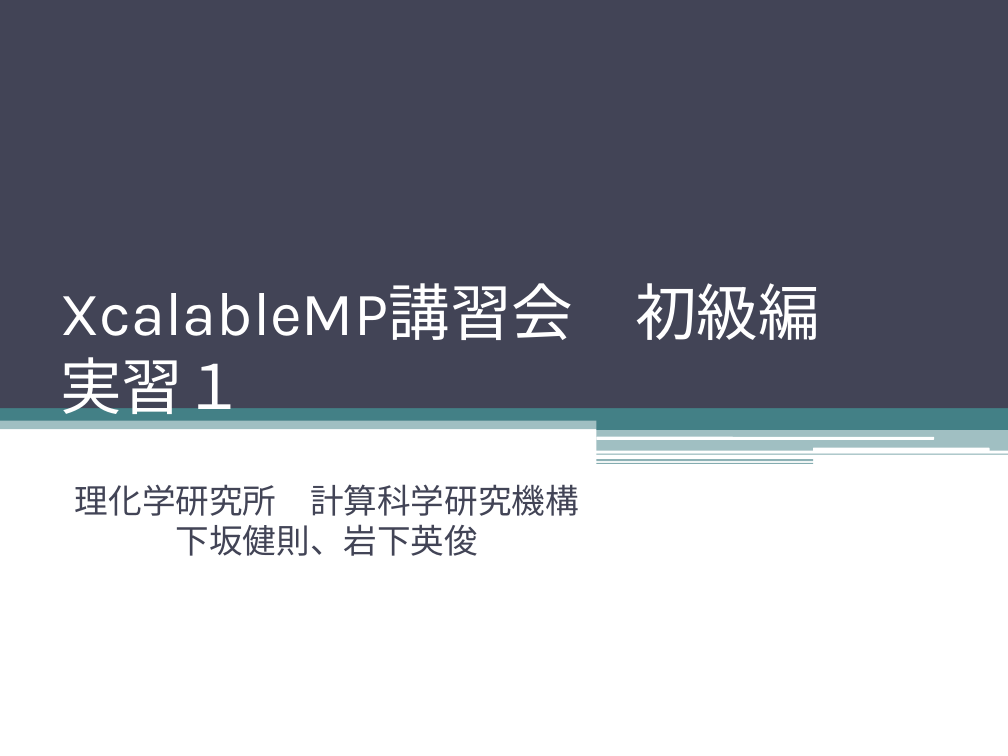
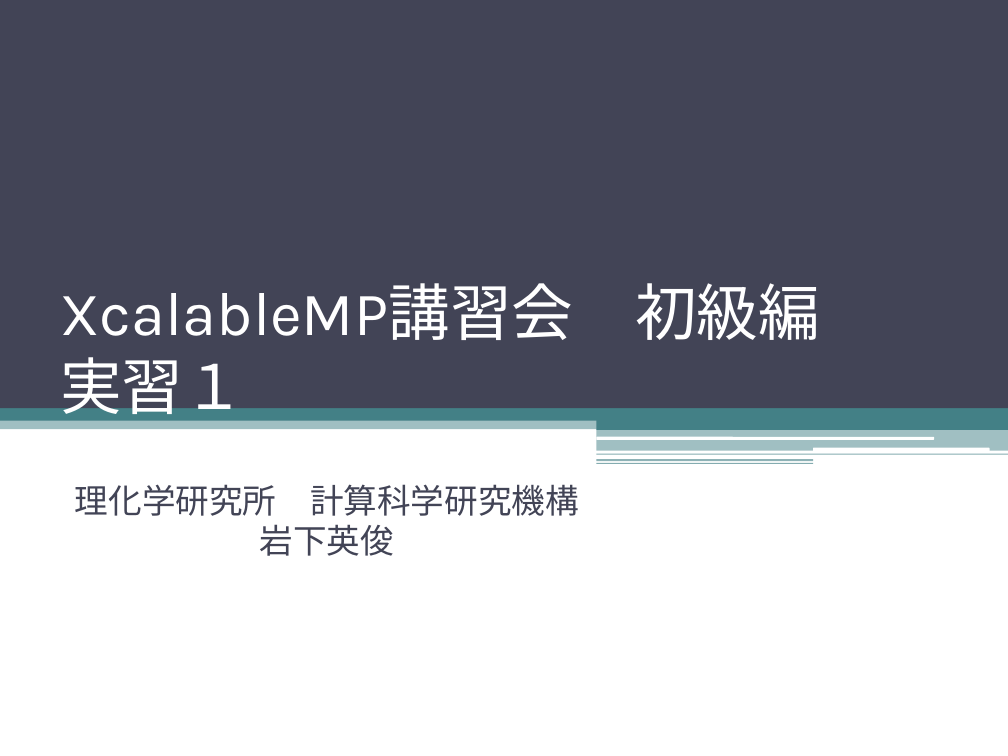
Before and after one commit to XcalableMP/Lecture, a slide deck: slide 1 of beginner/2.globalview.pptx. Drawn at 1008x756 pixels with LibreOffice and Linux fonts; fonts in the diff are those of the drawing. Boxes give left, top, right and bottom in pixels: in the first picture for what was removed or moved away, otherwise in the second. Text is boxed around its words. In the diff, an @@ line names an element or a change of style, - is before the commit and + after.

```diff
--- a/beginner/2.globalview.pptx
+++ b/beginner/2.globalview.pptx
@@ subtitle at bbox=[75, 484, 579, 556]: text changed @@
-理化学研究所 計算科学研究機構 下坂健則、岩下英俊
+理化学研究所 計算科学研究機構 岩下英俊
```
Also in this commit, not shown: 3 other files.
